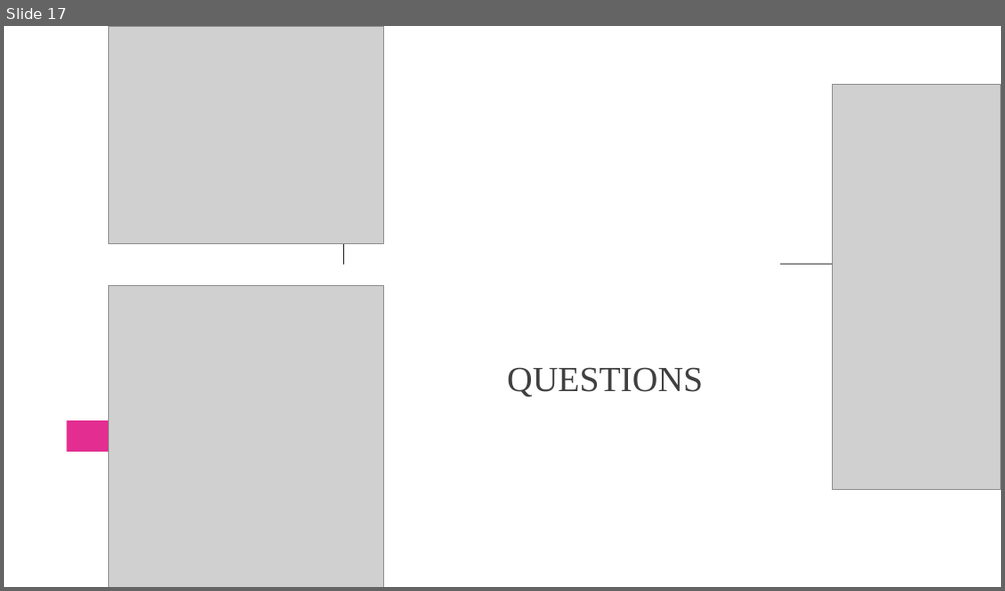
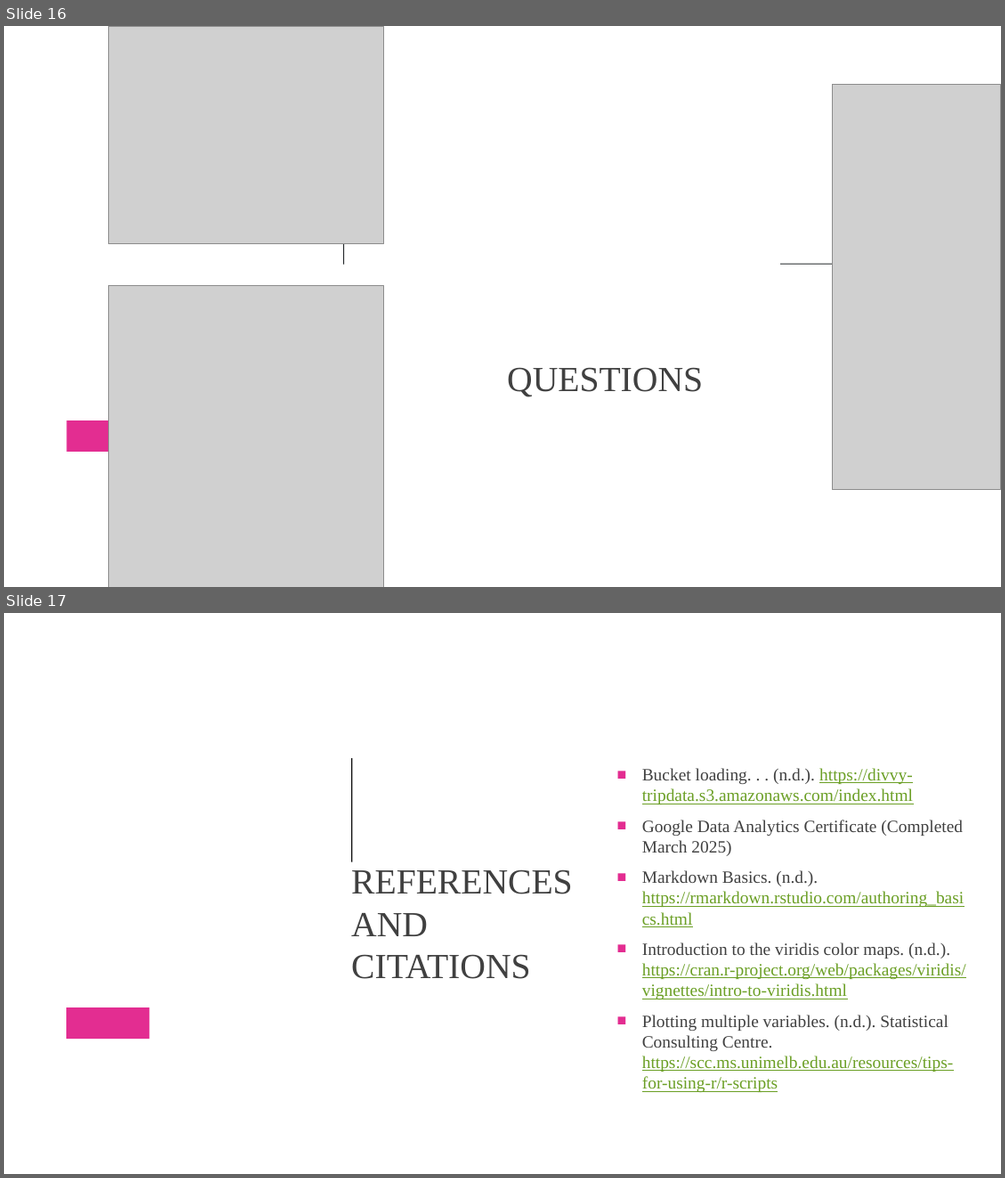
Before and after one commit to MuhammadOwais766/Google_Case_Study, a slide deck: Case_Study_Presentation.pptx. Shown one above the other, each under a label of ours: slide 17 before the commit, slides 16 and 17 after it. The pictures are 1005x591 and 1005x1178 pixels, drawn with LibreOffice and Linux fonts; fonts in the diff are those of the drawing; grey boxes stand for pictures. Boxes give left, top, right and bottom in pixels: in the first picture for what was removed or moved away, otherwise in the second. Text is boxed around its words. In the diff, an @@ line names an element or a change of style, - is before the commit and + after.

```diff
--- a/Case_Study_Presentation.pptx
+++ b/Case_Study_Presentation.pptx
@@ slide 17 added at [4,613,1001,1174], background #FFFFFF @@
@@ rectangle added at [352,758,353,862], fill #111111 @@
@@ text added at [642,768,966,1092], 16.6 pt, text #6B9F25, underline @@
+■ Bucket loading. . . (n.d.). https://divvy-tripdata.s3.amazonaws.com/index.html
+■ Google Data Analytics Certificate (Completed March 2025)
+■ Markdown Basics. (n.d.). https://rmarkdown.rstudio.com/authoring_basics.html
+■ Introduction to the viridis color maps. (n.d.). https://cran.r-project.org/web/packages/viridis/vignettes/intro-to-viridis.html
+■ Plotting multiple variables. (n.d.). Statistical Consulting Centre. https://scc.ms.unimelb.edu.au/resources/tips-for-using-r/r-scripts
@@ title added at [351,869,573,979], 34 pt, text #404040 @@
+REFERENCES AND CITATIONS
@@ rectangle added at [67,1008,150,1039], fill #E32D91 @@
@@ what was slide 17 is now slide 16 @@
```
Also in this commit, not shown: 4 slides changed, 10 other slides added, 12 slides removed, 8 other files.
